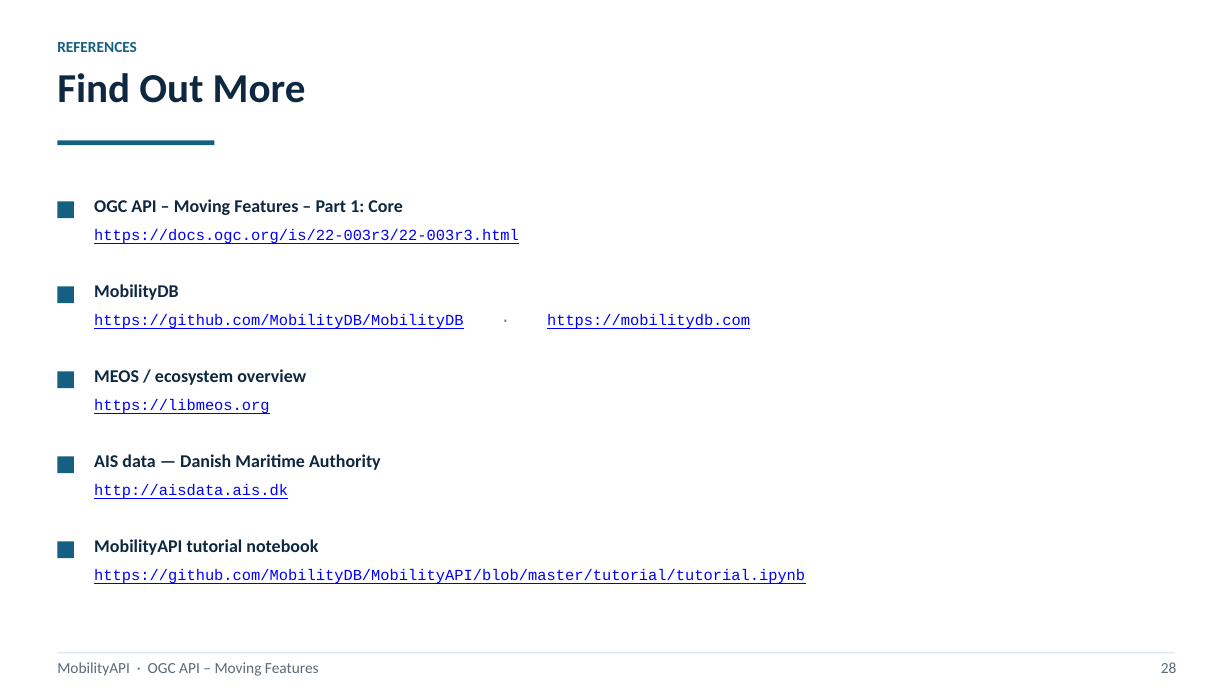
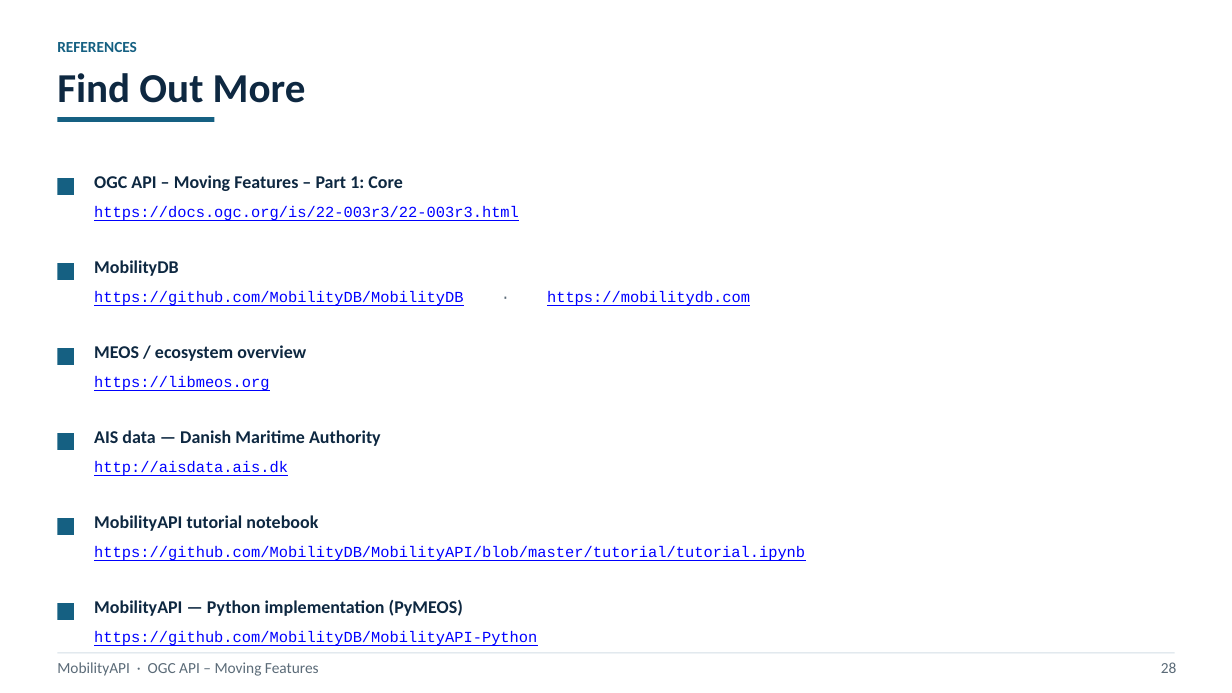
Before and after one commit to MobilityDB/MobilityAPI, a slide deck: slide 28 of MobilityAPIV6.pptx. Drawn at 1232x693 pixels with LibreOffice and Linux fonts; fonts in the diff are those of the drawing. Boxes give left, top, right and bottom in pixels: in the first picture for what was removed or moved away, otherwise in the second. Text is boxed around its words. In the diff, an @@ line names an element or a change of style, - is before the commit and + after.

Commit message:
Align the V6 deck with the implemented Go tier and link the Python implementation
The temporal-properties slide presents user-supplied stored attributes, the
temporal-geometry slide shows the TemporalGeometrySequence envelope with member
ids, the derived-measure paths address a 1-based member index, and the references
slide links the Python implementation at github.com/MobilityDB/MobilityAPI-Python.

```diff
--- a/MobilityAPIV6.pptx
+++ b/MobilityAPIV6.pptx
@@ 10 texts, 6 rectangles moved together from (x1=57, y1=140, x2=805, y2=584) to (x1=57, y1=117, x2=805, y2=561) @@
@@ rectangle added at (x1=57, y1=604, x2=74, y2=620), fill #156082 @@
@@ text added at (x1=94, y1=600, x2=463, y2=616), 14 pt, text #0E2841, bold @@
+MobilityAPI — Python implementation (PyMEOS)
@@ text added at (x1=94, y1=631, x2=537, y2=646), 12 pt, text #0000FF, underline @@
+https://github.com/MobilityDB/MobilityAPI-Python
```
Also in this commit, not shown: 3 other slides changed, 1 other file.
